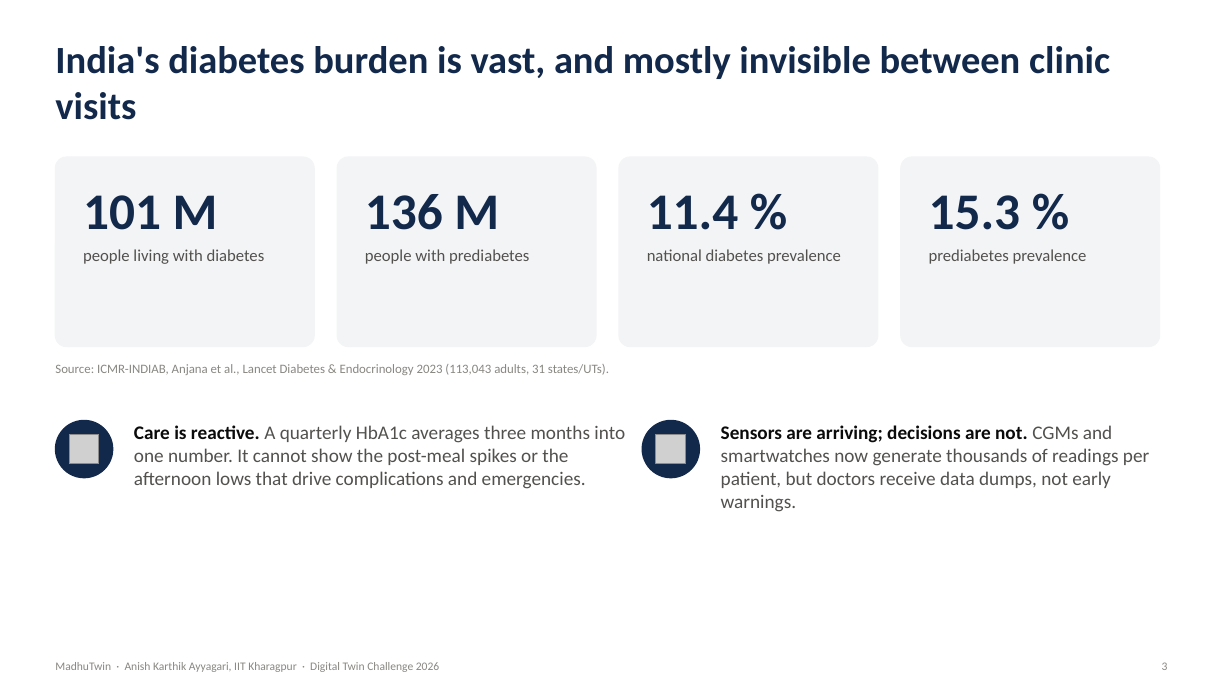
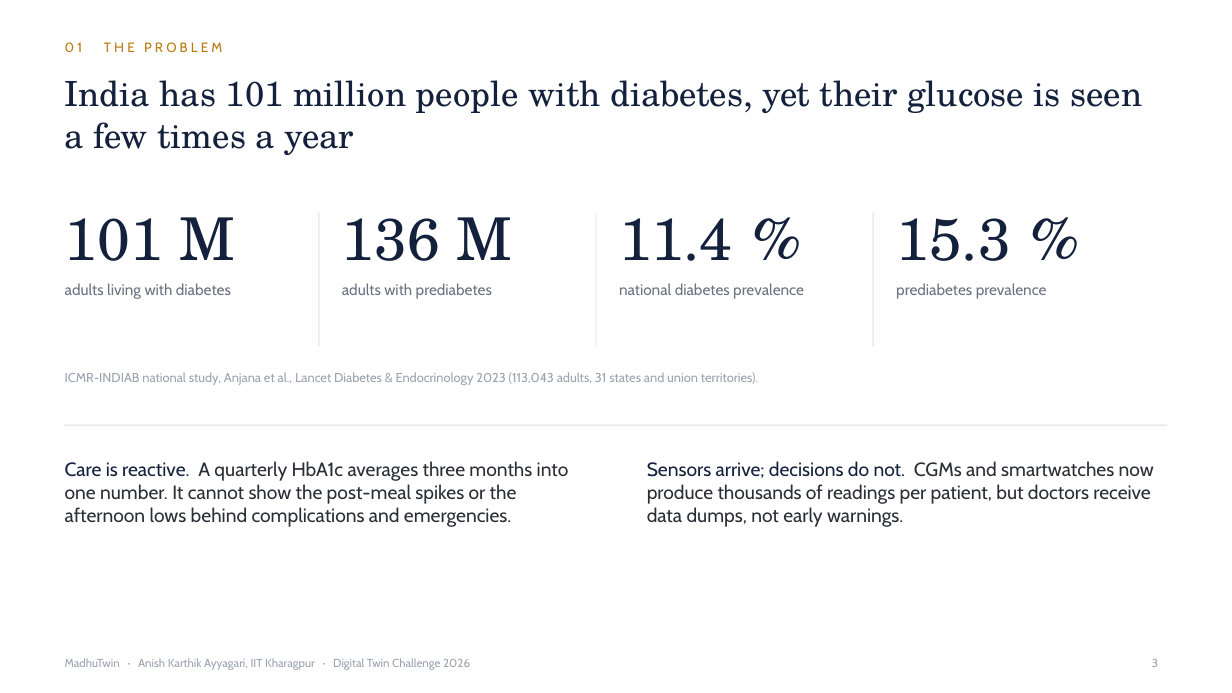
Before and after one commit to Realmer01/BioT_IIT_Kharagpur, a slide deck: slide 3 of docs/Presentation.pptx. Drawn at 1232x693 pixels with LibreOffice and Linux fonts; fonts in the diff are those of the drawing; grey boxes stand for pictures. Boxes give left, top, right and bottom in pixels: in the first picture for what was removed or moved away, otherwise in the second. Text is boxed around its words. In the diff, an @@ line names an element or a change of style, - is before the commit and + after.

Commit message:
Redesign presentation and architecture diagram
Editorial typography (Georgia headlines, Segoe UI text), a single honey
accent, hairline structure instead of cards and icons, visuals drawn from
real cohort traces, cropped dashboard views at true aspect, and text
sized to fit every box.

```diff
--- a/docs/Presentation.pptx
+++ b/docs/Presentation.pptx
@@ title removed at (x1=55, y1=46, x2=1110, y2=120) @@
-India's diabetes burden is vast, and mostly invisible between clinic visits
@@ text added at (x1=65, y1=42, x2=222, y2=52), 10.5 pt, text #B97A12 @@
+01 THE PROBLEM
@@ title added at (x1=65, y1=80, x2=1142, y2=155), 27 pt, text #14213D @@
+India has 101 million people with diabetes, yet their glucose is seen a few times a year
@@ rounded rectangle removed at (x1=55, y1=157, x2=314, y2=347) @@
@@ rounded rectangle removed at (x1=337, y1=157, x2=596, y2=347) @@
@@ rounded rectangle removed at (x1=619, y1=157, x2=878, y2=347) @@
@@ rounded rectangle removed at (x1=901, y1=157, x2=1160, y2=347) @@
@@ text "101 M" moved from (x1=83, y1=195, x2=218, y2=230) to (x1=65, y1=217, x2=235, y2=261) @@
@@ text "136 M" moved from (x1=365, y1=194, x2=499, y2=230) to (x1=342, y1=217, x2=513, y2=261) @@
@@ text "11.4 %" moved from (x1=647, y1=195, x2=739, y2=230) to (x1=619, y1=218, x2=733, y2=261) @@
@@ size 40 to 46 pt, font Calibri to TeX Gyre Schola, text colour #13294B to #14213D, bold off in 4 elements at (x1=65, y1=217, x2=235, y2=261), (x1=342, y1=217, x2=513, y2=261), (x1=619, y1=218, x2=733, y2=261), (x1=896, y1=218, x2=1011, y2=261) @@
@@ text "15.3 %" moved from (x1=929, y1=195, x2=1021, y2=230) to (x1=896, y1=218, x2=1011, y2=261) @@
@@ line added from (319, 213) to (319, 347), #D9DEE5 0.75 pt @@
@@ text at (x1=65, y1=283, x2=231, y2=299): text changed; size 13 to 12 pt; font Calibri to Cabin; text colour #52514E to #6B7280 @@
-people living with diabetes
+adults living with diabetes
@@ text at (x1=342, y1=283, x2=492, y2=299): text changed; size 13 to 12 pt; font Calibri to Cabin; text colour #52514E to #6B7280 @@
-people with prediabetes
+adults with prediabetes
@@ text "national diabetes prevalence" moved from (x1=647, y1=249, x2=841, y2=264) to (x1=619, y1=283, x2=804, y2=299) @@
@@ text "national diabetes prevalence" at (x1=619, y1=283, x2=804, y2=299): size 13 to 12 pt, font Calibri to Cabin, text colour #52514E to #6B7280 @@
@@ text "prediabetes prevalence" at (x1=896, y1=283, x2=1047, y2=299): size 13 to 12 pt, font Calibri to Cabin, text colour #52514E to #6B7280 @@
@@ text "prediabetes prevalence" moved from (x1=929, y1=249, x2=1087, y2=264) to (x1=896, y1=283, x2=1047, y2=299) @@
@@ text at (x1=65, y1=372, x2=758, y2=385): text changed; font Calibri to Cabin; text colour #898781 to #9AA3AF @@
-Source: ICMR-INDIAB, Anjana et al., Lancet Diabetes & Endocrinology 2023 (113,043 adults, 31 states/UTs).
+ICMR-INDIAB national study, Anjana et al., Lancet Diabetes & Endocrinology 2023 (113,043 adults, 31 states and union territories).
@@ ellipse removed at (x1=55, y1=421, x2=113, y2=478) @@
@@ line added from (65, 425) to (1167, 425), #D9DEE5 0.75 pt @@
@@ picture removed at (x1=69, y1=434, x2=99, y2=464) @@
@@ ellipse removed at (x1=642, y1=421, x2=700, y2=478) @@
@@ picture removed at (x1=656, y1=434, x2=686, y2=464) @@
@@ text at (x1=65, y1=461, x2=569, y2=527): text changed; font Calibri to Cabin; text colour #52514E to #2A2F36 @@
-Care is reactive. A quarterly HbA1c averages three months into one number. It cannot show the post-meal spikes or the afternoon lows that drive complications and emergencies.
+Care is reactive. A quarterly HbA1c averages three months into one number. It cannot show the post-meal spikes or the afternoon lows behind complications and emergencies.
@@ text at (x1=647, y1=461, x2=1154, y2=527): text changed; font Calibri to Cabin; text colour #52514E to #2A2F36 @@
-Sensors are arriving; decisions are not. CGMs and smartwatches now generate thousands of readings per patient, but doctors receive data dumps, not early warnings.
+Sensors arrive; decisions do not. CGMs and smartwatches now produce thousands of readings per patient, but doctors receive data dumps, not early warnings.
@@ text "MadhuTwin · Anish Karthik Ayyagari, ..." at (x1=65, y1=658, x2=470, y2=670): font Calibri to Cabin, text colour #898781 to #9AA3AF @@
@@ text "MadhuTwin · Anish Karthik Ayyagari, ..." moved from (x1=55, y1=662, x2=439, y2=672) to (x1=65, y1=658, x2=470, y2=670) @@
@@ page number moved from (x1=1162, y1=662, x2=1168, y2=670) to (x1=1152, y1=659, x2=1158, y2=667) @@
@@ page number at (x1=1152, y1=659, x2=1158, y2=667): font Calibri to Cabin, text colour #898781 to #9AA3AF @@
```
Also in this commit, not shown: 14 other slides changed, 2 slides added, 2 slides removed, 4 other files.
